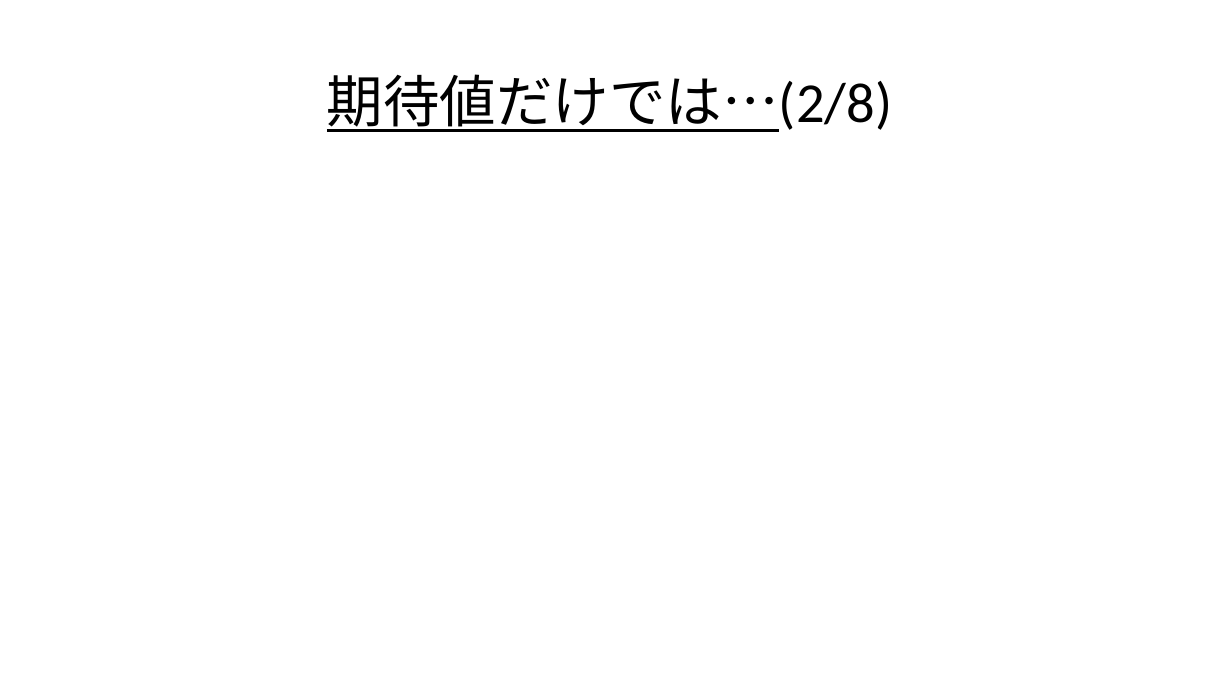
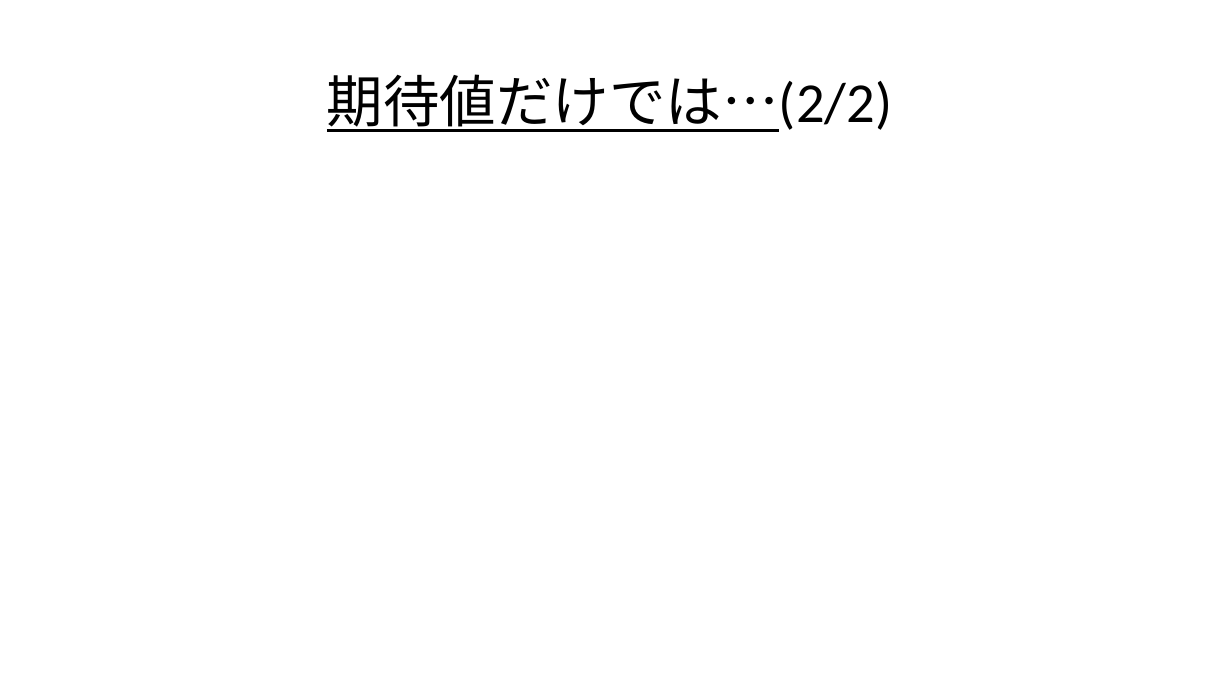
Before and after one commit to Ryo-KATAYAMA/Senior_Project, a slide deck: slide 47 of Chapter4_1.pptx. Drawn at 1232x693 pixels with LibreOffice and Linux fonts; fonts in the diff are those of the drawing; grey boxes stand for pictures. Boxes give left, top, right and bottom in pixels: in the first picture for what was removed or moved away, otherwise in the second. Text is boxed around its words. In the diff, an @@ line names an element or a change of style, - is before the commit and + after.

```diff
--- a/Chapter4_1.pptx
+++ b/Chapter4_1.pptx
@@ title at [327, 74, 892, 132]: text changed @@
-期待値だけでは…(2/8)
+期待値だけでは…(2/2)
```
Also in this commit, not shown: 7 other slides changed.
